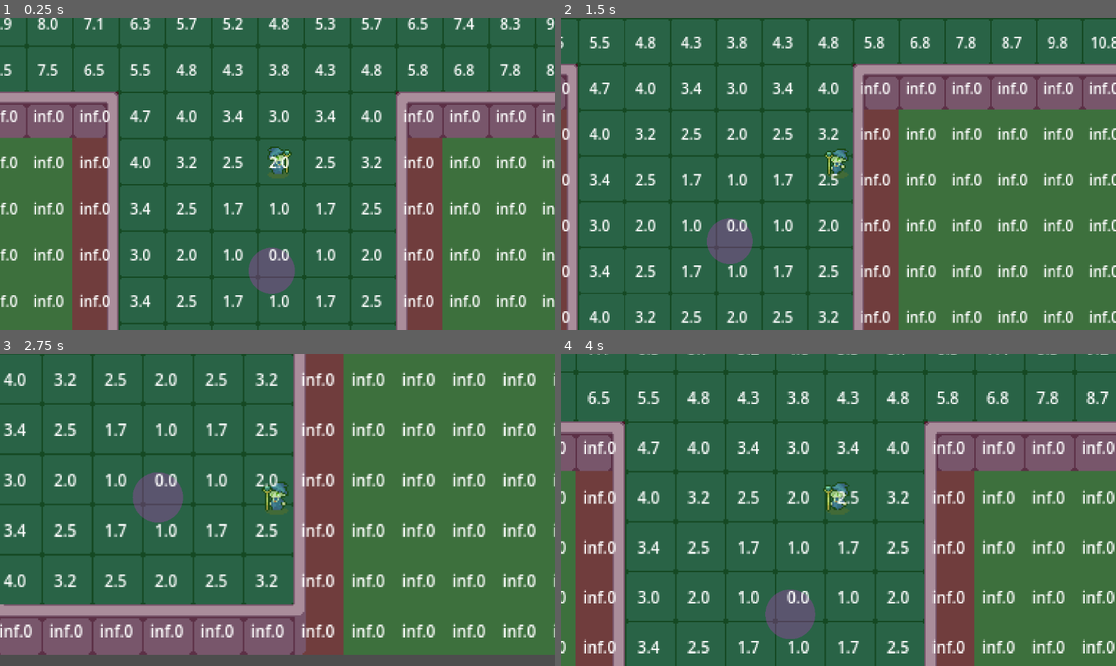
Above: before the commit, frames 1-4 (two rows, left to right).
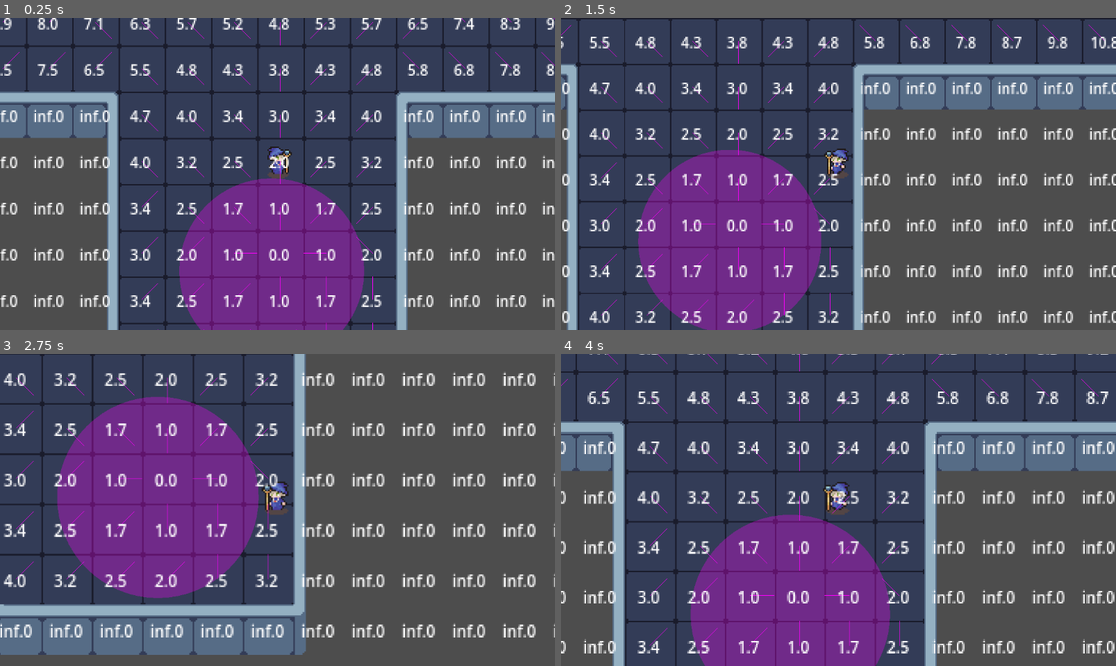
Above: after the commit, the same moments.

Repository: iljanated/shooter
Game: Godot game, scene res://scenes/game.tscn
The game is run twice, just before and just after one commit, with the same random seed, the same clock (stepped at 60 frames per second) and the same inputs.
Inputs (mouse positions are in pixels of both pictures, inside the frame that each line leads up to):
- Up to frame 1 (0.25 s): no input
- Up to frame 2 (1.5 s): tap Enter at 0.5 s; move the mouse to (960, 158) at 0.52 s; hold D (move_right) 0.53-1.28 s; hold Mouse wheel up (zoom_in) 0.53-1.28 s; move the mouse to (727, 189) at 1.27 s; hold S (move_down) from 1.28 s (still down); tap Mouse wheel down (zoom_out) at 1.35 s
- Up to frame 3 (2.75 s): move the mouse to (333, 441) at 2.02 s; release S (move_down) at 2.03 s; hold D (move_right) from 2.03 s (still down); hold Mouse wheel up (zoom_in) from 2.03 s (still down)
- Up to frame 4 (4 s): move the mouse to (810, 572) at 2.77 s; release D (move_right) at 2.78 s; release Mouse wheel up (zoom_in) at 2.78 s; hold W (move_up) 2.78-3.53 s; tap Mouse wheel down (zoom_out) at 2.85 s; move the mouse to (1005, 556) at 3.52 s; hold A (move_left) from 3.53 s (still down); hold Mouse wheel up (zoom_in) from 3.53 s (still down)

The runs differ from the first frame. In frame 1, 94% of the frame differs, in the area x 0-100%, y 0-100%; in frame 2, 94%; in frame 3, 90%; in frame 4, 95%.

Commit message:
pre normalize

Diff:
--- /dev/null
+++ b/scenes/arrow_component.tscn
@@ -0,0 +1,11 @@
+[gd_scene format=3 uid="uid://covs10cshbayb"]
+
+[ext_resource type="Script" uid="uid://dpjcuamm5ba6u" path="res://scripts/arrow_component.gd" id="1_sqvoj"]
+[ext_resource type="Texture2D" uid="uid://b05yl5ee56dm4" path="res://assets/items/red_arrow.png" id="2_sqvoj"]
+
+[node name="ArrowComponent" type="Node2D" unique_id=1159290415]
+script = ExtResource("1_sqvoj")
+
+[node name="Sprite2D" type="Sprite2D" parent="." unique_id=511169181]
+position = Vector2(14, 0)
+texture = ExtResource("2_sqvoj")
--- a/scenes/enemy.tscn
+++ b/scenes/enemy.tscn
@@ -5,9 +5,15 @@
 [ext_resource type="Script" uid="uid://qotc8qnrnmtj" path="res://scripts/state_machine/state_machine.gd" id="2_md0e3"]
 [ext_resource type="Script" uid="uid://m53jbagvaqs" path="res://scripts/characters/enemy/states/enemy_idle_state.gd" id="3_4ra3w"]
 [ext_resource type="Script" uid="uid://bxc4c6djew7bv" path="res://scripts/characters/enemy/states/enemy_goto_exit_state.gd" id="5_c4w8v"]
+[ext_resource type="PackedScene" path="res://scenes/arrow_component.tscn" id="6_xwavj"]
 
 [sub_resource type="CircleShape2D" id="CircleShape2D_7p1mj"]
 radius = 17.029387
+
+[sub_resource type="CircleShape2D" id="CircleShape2D_c4w8v"]
+
+[sub_resource type="CircleShape2D" id="CircleShape2D_xwavj"]
+radius = 64.0
 
 [node name="Enemy" type="CharacterBody2D" unique_id=1222688683]
 z_index = 1
@@ -32,7 +38,24 @@
 character_body = NodePath("../..")
 metadata/_custom_type_script = "uid://m53jbagvaqs"
 
-[node name="EnemyGoToExitState" type="Node" parent="StateMachine" unique_id=654520577 node_paths=PackedStringArray("character_body")]
+[node name="EnemyGoToExitState" type="Node" parent="StateMachine" unique_id=654520577 node_paths=PackedStringArray("enemy")]
 script = ExtResource("5_c4w8v")
-character_body = NodePath("../..")
+enemy = NodePath("../..")
 metadata/_custom_type_script = "uid://bxc4c6djew7bv"
+
+[node name="HitBox" type="Area2D" parent="." unique_id=93602711]
+collision_layer = 0
+
+[node name="CollisionShape2D" type="CollisionShape2D" parent="HitBox" unique_id=1923990523]
+shape = SubResource("CircleShape2D_c4w8v")
+
+[node name="ArrowComponent" parent="." unique_id=1159290415 instance=ExtResource("6_xwavj")]
+
+[node name="FlockBox" type="Area2D" parent="." unique_id=1504417380]
+collision_layer = 0
+collision_mask = 2
+
+[node name="CollisionShape2D" type="CollisionShape2D" parent="FlockBox" unique_id=390200363]
+shape = SubResource("CircleShape2D_xwavj")
+
+[connection signal="area_entered" from="HitBox" to="." method="_on_hit_box_area_entered"]
--- /dev/null
+++ b/scenes/entity_pool.tscn
@@ -0,0 +1,6 @@
+[gd_scene format=3 uid="uid://cjfgqn8jno15n"]
+
+[ext_resource type="Script" uid="uid://bloe4p6juqjcp" path="res://scripts/entity_pool.gd" id="1_81c1l"]
+
+[node name="EntityPool" type="Marker2D" unique_id=1328301752]
+script = ExtResource("1_81c1l")
--- a/scenes/game.tscn
+++ b/scenes/game.tscn
@@ -4,13 +4,15 @@
 [ext_resource type="TileSet" uid="uid://c7qy7pv1acufs" path="res://assets/terrain/walls_tile_set.tres" id="1_yqjtg"]
 [ext_resource type="PackedScene" uid="uid://cs3bua16r3q8u" path="res://scenes/map_exit.tscn" id="2_p57ef"]
 [ext_resource type="Script" uid="uid://lov6v6rmnwtg" path="res://scripts/camera/camera.gd" id="3_lnu2h"]
-[ext_resource type="PackedScene" uid="uid://c16n6ltdq3noc" path="res://scenes/enemy.tscn" id="4_lbhrr"]
+[ext_resource type="PackedScene" uid="uid://dvj2vfgok5teu" path="res://scenes/spawn_point.tscn" id="3_u5sy4"]
 [ext_resource type="Script" uid="uid://c3qac1o26cct0" path="res://scripts/datagrid/datagrid2d.gd" id="5_iywne"]
+[ext_resource type="PackedScene" uid="uid://cjfgqn8jno15n" path="res://scenes/entity_pool.tscn" id="7_u5sy4"]
 
 [node name="Game" type="Node2D" unique_id=915803598]
 y_sort_enabled = true
 
-[node name="StaticLayers" type="Node" parent="." unique_id=649524672]
+[node name="StaticLayers" type="Node2D" parent="." unique_id=637267043]
+y_sort_enabled = true
 
 [node name="GroundTileMapLayer" type="TileMapLayer" parent="StaticLayers" unique_id=1060439168]
 tile_map_data = PackedByteArray("AADg/9//AAAiAAEAAADg/+D/AAAiAAEAAADg/+H/AAAiAAEAAADg/+L/AAAiAAEAAADg/+P/AAAiAAEAAADg/+ …(16432 unchanged characters)…
@@ -30,6 +32,9 @@
 [node name="MapExit2" parent="StaticObjects" unique_id=1346189774 instance=ExtResource("2_p57ef")]
 position = Vector2(866, -643)
 
+[node name="SpawnPoint" parent="StaticObjects" unique_id=17297681 instance=ExtResource("3_u5sy4")]
+position = Vector2(-807, -856)
+
 [node name="Player" parent="." unique_id=625724922 instance=ExtResource("1_uwrxv")]
 position = Vector2(14, -103)
 
@@ -37,9 +42,11 @@
 zoom = Vector2(3, 3)
 script = ExtResource("3_lnu2h")
 
-[node name="Enemy" parent="." unique_id=1222688683 instance=ExtResource("4_lbhrr")]
-position = Vector2(-875, -925)
-
 [node name="DataGrid2D" type="Node2D" parent="." unique_id=797833128]
 z_index = 10
 script = ExtResource("5_iywne")
+debug_exits_distance_field_draw = true
+
+[node name="EntityPool" parent="." unique_id=1282524029 instance=ExtResource("7_u5sy4")]
+position = Vector2(-855, -849)
+entity_name = "enemy"
--- a/scenes/map_exit.tscn
+++ b/scenes/map_exit.tscn
@@ -2,6 +2,12 @@
 
 [ext_resource type="Script" uid="uid://bub16lm2inbx0" path="res://scripts/map_objects/map_exit.gd" id="1_5bqki"]
 
-[node name="MapExit" type="Node2D" unique_id=1554953664]
+[sub_resource type="CircleShape2D" id="CircleShape2D_5bqki"]
+radius = 64.0
+
+[node name="MapExit" type="Area2D" unique_id=1459147275 groups=["exits"]]
 script = ExtResource("1_5bqki")
 metadata/_custom_type_script = "uid://bub16lm2inbx0"
+
+[node name="CollisionShape2D" type="CollisionShape2D" parent="." unique_id=922456003]
+shape = SubResource("CircleShape2D_5bqki")
--- /dev/null
+++ b/scenes/spawn_point.tscn
@@ -0,0 +1,7 @@
+[gd_scene format=3 uid="uid://dvj2vfgok5teu"]
+
+[ext_resource type="Script" uid="uid://dao1qrlvq8p2p" path="res://scripts/map_objects/spawn_point.gd" id="1_ebynj"]
+
+[node name="SpawnPoint" type="Node2D" unique_id=17297681 groups=["spawn_points"]]
+script = ExtResource("1_ebynj")
+metadata/_custom_type_script = "uid://dao1qrlvq8p2p"
--- /dev/null
+++ b/scripts/arrow_component.gd
@@ -0,0 +1,3 @@
+extends Node2D
+
+class_name ArrowComponent
--- a/scripts/characters/enemy/enemy.gd
+++ b/scripts/characters/enemy/enemy.gd
@@ -1,4 +1,8 @@
 extends CharacterBody2D
+
+class_name Enemy
+
+signal despawned
 
 func _physics_process(delta: float) -> void:
 	move_and_slide()
@@ -11,3 +15,11 @@
 			$AnimatedSprite2D.flip_h = true
 	else:
 		$AnimatedSprite2D.play("idle")
+
+func despawn() -> void:
+	emit_signal("despawned", self)
+
+
+func _on_hit_box_area_entered(area: Area2D) -> void:
+	if area.is_in_group("exits"):
+		despawn()
--- a/scripts/characters/enemy/states/enemy_goto_exit_state.gd
+++ b/scripts/characters/enemy/states/enemy_goto_exit_state.gd
@@ -1,25 +1,46 @@
 extends State
 class_name  EnemyGoToExitState
 
-@export var character_body: CharacterBody2D
+@export var enemy: Enemy
 @export var max_speed: float = 50.0
 
+var flock_box: Area2D
+var arrow_component: ArrowComponent
 var datagrid: DataGrid2D
+var gradient = Vector2.RIGHT
 
 func _ready() -> void:
-    datagrid = get_tree().root.find_child("DataGrid2D", true, false)
-    if datagrid == null:
-        push_error("EnemyGoToExitState: Could not find DataGrid2D in node tree")
+	flock_box = enemy.find_child("FlockBox", true, false)
+	arrow_component = enemy.find_child("ArrowComponent", true, false)
+	datagrid = get_tree().root.find_child("DataGrid2D", true, false)
+	if datagrid == null:
+		push_error("EnemyGoToExitState: Could not find DataGrid2D in node tree")
 
-    if not character_body:
-        push_error("EnemyGoToExitState: character_body is not assigned")
+	if not enemy:
+		push_error("EnemyGoToExitState: character_body is not assigned")
 
 func enter():
-    pass
+	pass
 
 func update(delta):
-    pass
+	pass
 
 func physics_update(delta):
-    var gradient = datagrid.get_gradient("exits", character_body.global_position)
-    character_body.velocity = -gradient * max_speed
+	var new_gradient = datagrid.get_gradient("exits", enemy.global_position)
+	if new_gradient != Vector2.ZERO:
+		gradient = new_gradient
+
+	enemy.velocity = gradient * max_speed
+
+	var flock_vector = Vector2.ZERO
+	var other_characters = flock_box.get_overlapping_bodies()
+	for other in other_characters:
+		if other is Enemy and other != enemy:
+			var to_other = other.global_position - enemy.global_position
+			var distance = to_other.length()
+			if distance > 0:
+				flock_vector -= to_other.normalized() / distance
+
+	enemy.velocity = (gradient + flock_vector * 10.0).normalized() * max_speed
+
+	arrow_component.rotation = gradient.angle()
--- a/scripts/datagrid/datagrid2d.gd
+++ b/scripts/datagrid/datagrid2d.gd
@@ -1,10 +1,13 @@
 extends Node2D
 
 class_name DataGrid2D
+
+@export var debug_collision_draw = false
+@export var debug_exits_distance_field_draw = false
+@export var cell_size: int = 32
 
 var tilemap_layers: Array[TileMapLayer] = []
 var map_exits: Array[MapExit] = []
-@export var cell_size: int = 32
 
 var grid: Array[DataGrid2DCell] = []
 var exit_distance_field: PackedFloat32Array = PackedFloat32Array()
@@ -67,16 +70,24 @@
 	var grid_width = grid_rect.size.x
 	var grid_height = grid_rect.size.y
 
-	var font : Font = ThemeDB.fallback_font
-	var font_size = 10
-
-	for y in range(grid_height):
-		for x in range(grid_width):
-			var cell_index = y * grid_width + x
-			var cell = grid[cell_index]
-			var color =  Color(0, 1, 0, 0.2) if cell.walkable else Color(1, 0, 0, 0.2)
-			draw_rect(Rect2(top_left + Vector2(x, y) * cell_size, Vector2(cell_size, cell_size)), color)
-			draw_string(font, top_left + Vector2(x, y) * cell_size + Vector2(0, (cell_size + font_size) * 0.5), str(exit_distance_field[cell_index]).pad_decimals(1),HORIZONTAL_ALIGNMENT_CENTER, cell_size, font_size)
+	if debug_collision_draw:
+		for y in range(grid_height):
+			for x in range(grid_width):
+				var cell_index = y * grid_width + x
+				var cell = grid[cell_index]
+				var color =  Color(0, 1, 0, 0.2) if cell.walkable else Color(1, 0, 0, 0.2)
+				draw_rect(Rect2(top_left + Vector2(x, y) * cell_size, Vector2(cell_size, cell_size)), color)
+
+	if debug_exits_distance_field_draw:
+		var font : Font = ThemeDB.fallback_font
+		var font_size = 10
+
+		for y in range(grid_height):
+			for x in range(grid_width):
+				var cell_index = y * grid_width + x
+				var gradient = get_gradient("exits", top_left + Vector2(x, y) * cell_size + Vector2(cell_size, cell_size) * 0.5)
+				draw_line(top_left + Vector2(x, y) * cell_size + Vector2(cell_size, cell_size) * 0.5, top_left + Vector2(x, y) * cell_size + Vector2(cell_size, cell_size) * 0.5 + gradient * cell_size * 0.5, Color(1, 0, 1))
+				draw_string(font, top_left + Vector2(x, y) * cell_size + Vector2(0, (cell_size + font_size) * 0.5), str(exit_distance_field[cell_index]).pad_decimals(1),HORIZONTAL_ALIGNMENT_CENTER, cell_size, font_size)
 
 
 func initialize_tilemap_layers_from_static_layers() -> void:
@@ -153,6 +164,72 @@
 	var cell_x = center_index % grid_width
 	var cell_y = int(center_index / grid_width)
 
+	var result = Vector2.ZERO
+	var result_value = center_value
+
+	# right
+	if cell_x < grid_width - 1:
+		var index = center_index + 1
+		var value = get_index_distance(flow_field, index)
+		if value < result_value:
+			result_value = value
+			result = Vector2(1, 0)
+
+	# right_down
+	if cell_x < grid_width - 1 and cell_y < grid_height - 1:
+		var index = center_index + 1 + grid_width
+		var value = get_index_distance(flow_field, index)
+		if value < result_value:
+			result_value = value
+			result = Vector2(0.7071, 0.7071)
+
+	# down
+	if cell_y < grid_height - 1:
+		var index = center_index + grid_width
+		var value = get_index_distance(flow_field, index)
+		if value < result_value:
+			result_value = value
+			result = Vector2(0, 1)
+
+	# left_down
+	if cell_x > 0 and cell_y < grid_height - 1:
+		var index = center_index - 1 + grid_width
+		var value = get_index_distance(flow_field, index)
+		if value < result_value:
+			result_value = value
+			result = Vector2(-0.7071, 0.7071)
+
+	# left
+	if cell_x > 0:
+		var index = center_index - 1
+		var value = get_index_distance(flow_field, index)
+		if value < result_value:
+			result_value = value
+			result = Vector2(-1, 0)
+
+	# left_up
+	if cell_x > 0 and cell_y > 0:
+		var index = center_index - 1 - grid_width
+		var value = get_index_distance(flow_field, index)
+		if value < center_value:
+			result = Vector2(-0.7071, -0.7071)
+
+	# up
+	if cell_y > 0:
+		var index = center_index - grid_width
+		var value = get_index_distance(flow_field, index)
+		if value < center_value:
+			result = Vector2(0, -1)
+
+	# right_up
+	if cell_x < grid_width - 1 and cell_y > 0:
+		var index = center_index + 1 - grid_width
+		var value = get_index_distance(flow_field, index)
+		if value < center_value:
+			result = Vector2(0.7071, -0.7071)
+
+	return result
+
 	var right_index = center_index + 1 if cell_x < grid_width - 1 else -1
 	var left_index = center_index - 1 if cell_x > 0 else -1
 	var up_index = center_index + grid_width if cell_y < grid_height - 1 else -1
--- /dev/null
+++ b/scripts/entity_pool.gd
@@ -0,0 +1,58 @@
+extends Marker2D
+
+class_name EntityPool
+
+@export var entity_name: String
+@export var spawn_offset: int = 32
+
+var scene : PackedScene
+
+var entities: Array[Enemy] = []
+var spawn_timer: float = 0.0
+var spawn_points: Array[SpawnPoint] = []
+
+func _ready() -> void:
+	y_sort_enabled = true
+	var path = "res://scenes/%s.tscn" % entity_name
+	scene = load(path)
+	if not scene:
+		push_error("EntityPool: Unknown entity type ", entity_name)
+
+	var spawn_nodes = get_tree().get_nodes_in_group("spawn_points")
+	for spawn_node in spawn_nodes:
+		if spawn_node is SpawnPoint:
+			spawn_points.append(spawn_node)
+
+func _process(delta: float) -> void:
+	spawn_timer += delta
+	if spawn_timer >= 0.3:
+		_spawn()
+		spawn_timer = 0.0
+
+func _spawn() -> Node2D:
+	var entity = _find_disabled()
+
+	if not entity:
+		entity = scene.instantiate()
+		entities.append(entity)
+		add_child(entity)
+		entity.despawned.connect(_on_despawn)
+
+	entity.process_mode = Node.PROCESS_MODE_INHERIT
+	entity.visible = true
+
+	if spawn_points.size() > 0:
+		var spawn_point = spawn_points[randi() % spawn_points.size()]
+		entity.position = spawn_point.position - position + Vector2(randi_range(-spawn_offset, spawn_offset), randi_range(-spawn_offset, spawn_offset))
+
+	return entity
+
+func _on_despawn(entity: Enemy) -> void:
+	entity.process_mode = Node.PROCESS_MODE_DISABLED
+	entity.visible = false
+
+func _find_disabled() -> Enemy:
+	for entity in entities:
+		if entity.process_mode == Node.PROCESS_MODE_DISABLED:
+			return entity
+	return null
--- a/scripts/map_objects/map_exit.gd
+++ b/scripts/map_objects/map_exit.gd
@@ -1,8 +1,14 @@
 @tool
-extends Node2D
+extends Area2D
 
 class_name MapExit
 
+@onready var collision_shape: CollisionShape2D = $CollisionShape2D
+
+var radius: float = 16.0
+
+func _ready() -> void:
+    radius = collision_shape.shape.radius
 
 func _draw():
-    draw_circle(Vector2.ZERO, 16, Color(1, 0, 1,0.3))
+    draw_circle(Vector2.ZERO, radius, Color(1, 0, 1,0.3))
--- /dev/null
+++ b/scripts/map_objects/spawn_point.gd
@@ -0,0 +1,8 @@
+@tool
+extends Node2D
+
+class_name SpawnPoint
+
+
+func _draw():
+    draw_circle(Vector2.ZERO, 16, Color(0, 1, 1,0.3))
Binary file added: assets/items/red_arrow.png
Not shown, added: assets/items/red_arrow.png.import
Not shown, added: scripts/arrow_component.gd.uid
Not shown, added: scripts/entity_pool.gd.uid
Not shown, added: scripts/map_objects/spawn_point.gd.uid
